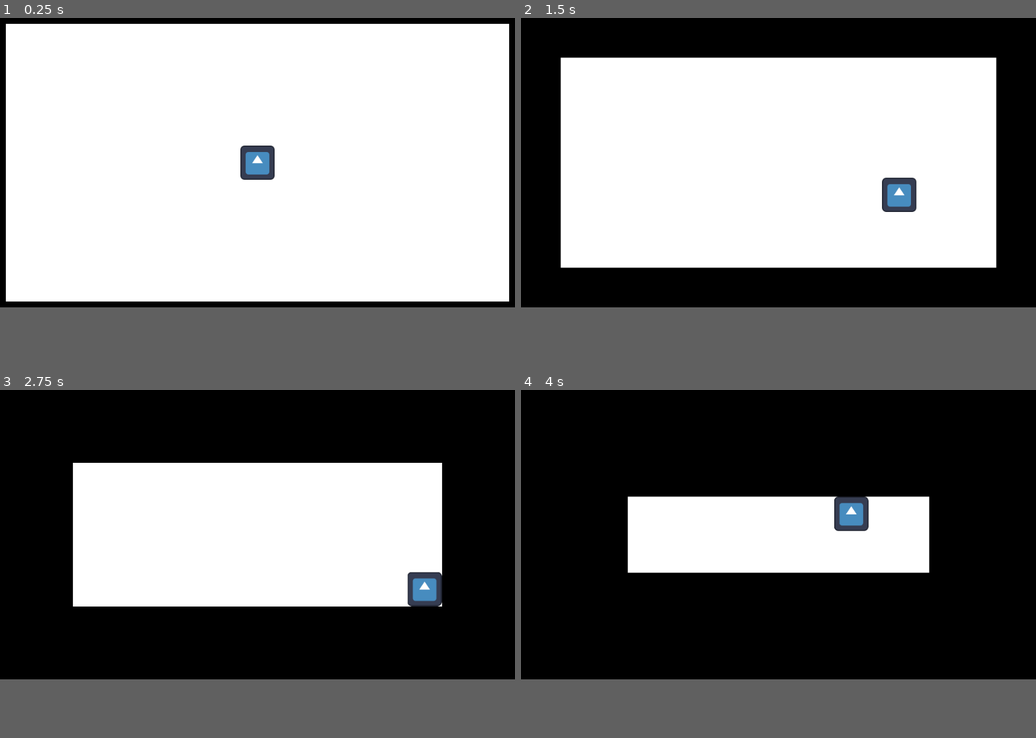
Above: before the commit, frames 1-4 (two rows, left to right).
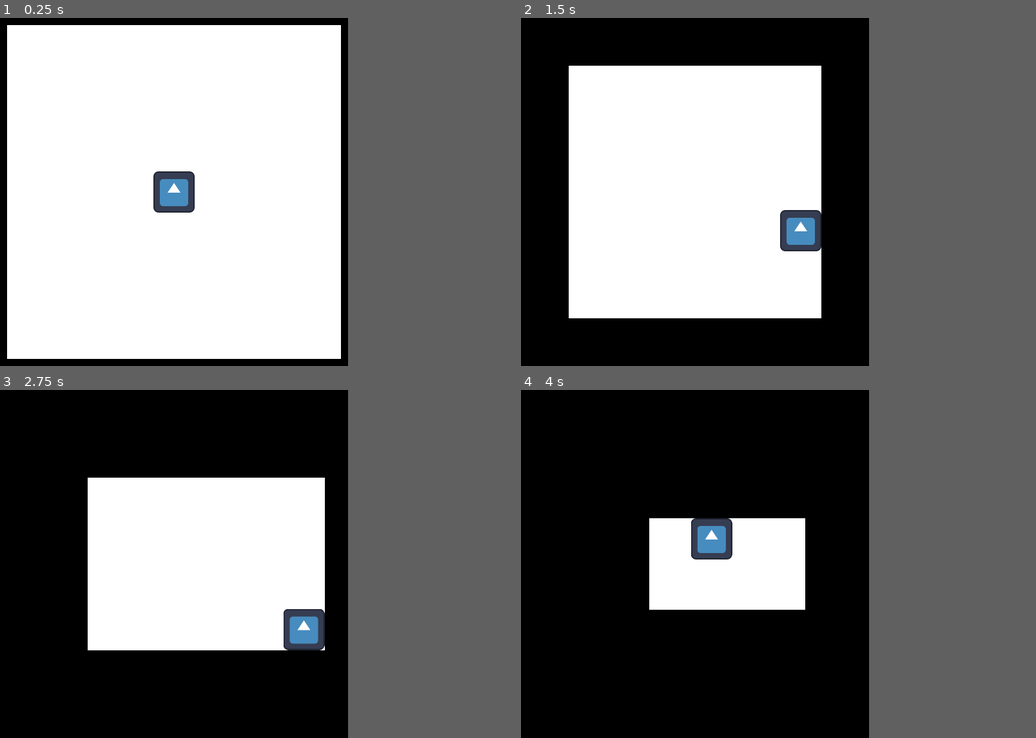
Above: after the commit, the same moments.

Repository: Compsciler/Unsquished
Game: Godot game, scene res://node_2d.tscn
Same seed, same stepped clock (60 frames per second), same inputs: the game is played once before the commit and once after it. The engine's default icon, where the game draws it, is replaced by a stand-in: a white triangle on a blue panel in a dark square.
Inputs:
- Up to frame 1 (0.25 s): no input
- Up to frame 2 (1.5 s): hold D (right) 0.53-1.28 s; tap J (hit) at 0.6 s; hold S (down) from 1.28 s (still down); tap Space (super) at 1.35 s
- Up to frame 3 (2.75 s): release S (down) at 2.03 s; hold D (right) from 2.03 s (still down); tap J (hit) at 2.1 s
- Up to frame 4 (4 s): release D (right) at 2.78 s; hold W (up) 2.78-3.53 s; tap Space (super) at 2.85 s; hold A (left) from 3.53 s (still down); tap J (hit) at 3.6 s
In our replay, the window is 799x449 before the commit and 540x540 after it. These sizes can differ from the game's own. Grey fills any space a smaller window leaves; there, only what the larger window draws over its background counts as a difference.

The runs differ from the first frame. In frame 1, 7.9% of the frame differs, in the area x 0-100%, y 0-100%; in frame 2, 29%, in the area x 7-100%, y 0-87%; in frame 3, 18%; in frame 4, 12%.

Commit message:
Make square game

Diff:
--- a/node_2d.tscn
+++ b/node_2d.tscn
@@ -29,18 +29,18 @@
 size = Vector2(66, 570)
 
 [sub_resource type="RectangleShape2D" id="RectangleShape2D_6u3rn"]
-size = Vector2(973, 64)
+size = Vector2(561.5, 64)
 
 [sub_resource type="RectangleShape2D" id="RectangleShape2D_2t1y0"]
 size = Vector2(59, 556)
 
 [sub_resource type="RectangleShape2D" id="RectangleShape2D_wk2uk"]
-size = Vector2(976, 65)
+size = Vector2(560, 65)
 
 [node name="Node2D" type="Node2D"]
 
 [node name="CharacterBody2D" type="CharacterBody2D" parent="."]
-position = Vector2(480, 270)
+position = Vector2(270, 270)
 collision_mask = 2
 script = ExtResource("1_h34pj")
 
@@ -112,7 +112,7 @@
 
 [node name="RightWall" type="AnimatableBody2D" parent="." groups=["wall"]]
 modulate = Color(0, 0, 0, 1)
-position = Vector2(960, 270)
+position = Vector2(540, 270)
 collision_layer = 2
 script = ExtResource("3_rptvh")
 
@@ -132,15 +132,15 @@
 shape = SubResource("RectangleShape2D_uo5ra")
 
 [node name="CollisionShape2D2" type="CollisionShape2D" parent="OuterWalls"]
-position = Vector2(480, -27)
+position = Vector2(274.25, -27)
 shape = SubResource("RectangleShape2D_6u3rn")
 
 [node name="CollisionShape2D3" type="CollisionShape2D" parent="OuterWalls"]
-position = Vector2(985, 270)
+position = Vector2(565, 270)
 shape = SubResource("RectangleShape2D_2t1y0")
 
 [node name="CollisionShape2D4" type="CollisionShape2D" parent="OuterWalls"]
-position = Vector2(480, 568)
+position = Vector2(272, 568)
 shape = SubResource("RectangleShape2D_wk2uk")
 
 [connection signal="body_entered" from="CharacterBody2D/PunchArea2D" to="CharacterBody2D" method="_on_punch_area_2d_body_entered"]
--- a/project.godot
+++ b/project.godot
@@ -17,8 +17,10 @@
 
 [display]
 
-window/size/viewport_width=960
+window/size/viewport_width=540
 window/size/viewport_height=540
+window/stretch/mode="viewport"
+window/stretch/aspect="keep_width"
 
 [input]
 
Not shown, added: export_presets.cfg
Not shown, changed: .gitignore
